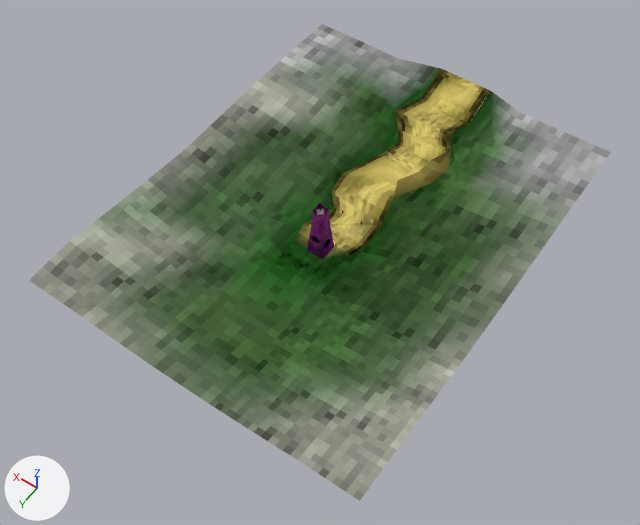
A saved change to the Blender file doc/blender/idea.blend.
Rendered twice from a 50 mm camera at (-400.0, 582.0, 834.0) aimed at (-12.0, 39.0, -20.0). Every picture has the same lights, and +X, +Y and +Z are marked at lower left.

Names of what the first picture shows: 'Tower', 'decorations', 'ground'.
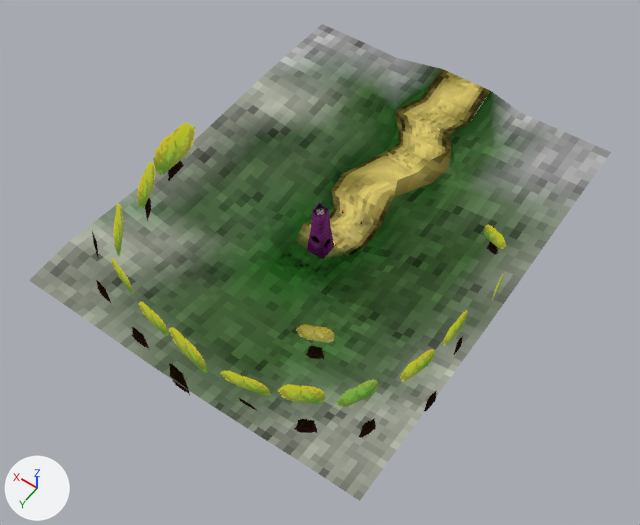
Changed parts and their boxes (x1, y1, x2, y2) in the pictures (640 x 525 px):
'decorations', reshaped
    before: (335, 210, 362, 246)
    after: (92, 122, 506, 438)
part 1 of me_plane_002, added (yellow)
    after: (92, 122, 506, 438)
part 2 of me_plane_002, added
    after: (296, 324, 334, 359)

The change, as a diff of the scene's bpy script:
```diff
--- a/doc/blender/idea.blend.py
+++ b/doc/blender/idea.blend.py
@@ me_plane_002 @@
 # used by ob_decorations; location = (0.0, 0.0, 0.0)
 # verts and faces of me_plane_002; kept vertices keep their numbers, new ones are numbered from 48
-me_plane_002.from_pydata(...)  # 48 vertices, 16 faces; spans x -17.3..15.7, y -48.0..5.4, z -26.6..-15.3
+me_plane_002.from_pydata(...)  # 216 vertices, 72 faces; spans x -231.3..215.8, y -80.2..275.7, z -26.6..80.7
+# me_plane_002 part 1
+# 122 vertices are added at x -231.3..215.8, y -80.2..275.7, z -14.3..80.7
+# 23 new vertices lie (0.0, 0.0, 33.4) away from vertices in x -231.3..158.4, y 56.4..264.1, z -3.0..33.8
+# 6 new vertices lie (0.0, 0.0, 24.5) away from vertices in x -223.5..-173.3, y -78.9..4.1, z 3.0..23.6
+# 5 new vertices lie (0.0, 0.0, 52.4) away from vertices in x -10.7..215.8, y 2.6..275.7, z -14.3..23.7
+# 52 new faces join them
+# me_plane_002 part 2
+verts[204] = (-100.7, 153.1, -11.9)  # pixel (325, 360)
+verts[205] = (-81.3, 164.4, -11.9)  # pixel (304, 358)
+verts[206] = (-100.7, 153.1, 17.5)
+verts[207] = (-81.3, 164.4, 17.5)
+verts[208] = (-103.6, 140.5, 9.0)
+verts[209] = (-66.0, 158.8, 9.4)
+verts[210] = (-103.6, 140.5, 38.3)
+verts[211] = (-66.0, 158.8, 38.7)
+verts[212] = (-100.7, 153.1, -11.9)  # pixel (325, 360)
+verts[213] = (-81.3, 164.4, 17.5)
+verts[214] = (-103.6, 140.5, 9.0)
+verts[215] = (-66.0, 158.8, 38.7)
+faces += [(206, 212, 207), (210, 214, 211), (208, 209, 215), (204, 205, 213)]
 me_plane_002.materials.append(mat_environment)
```
